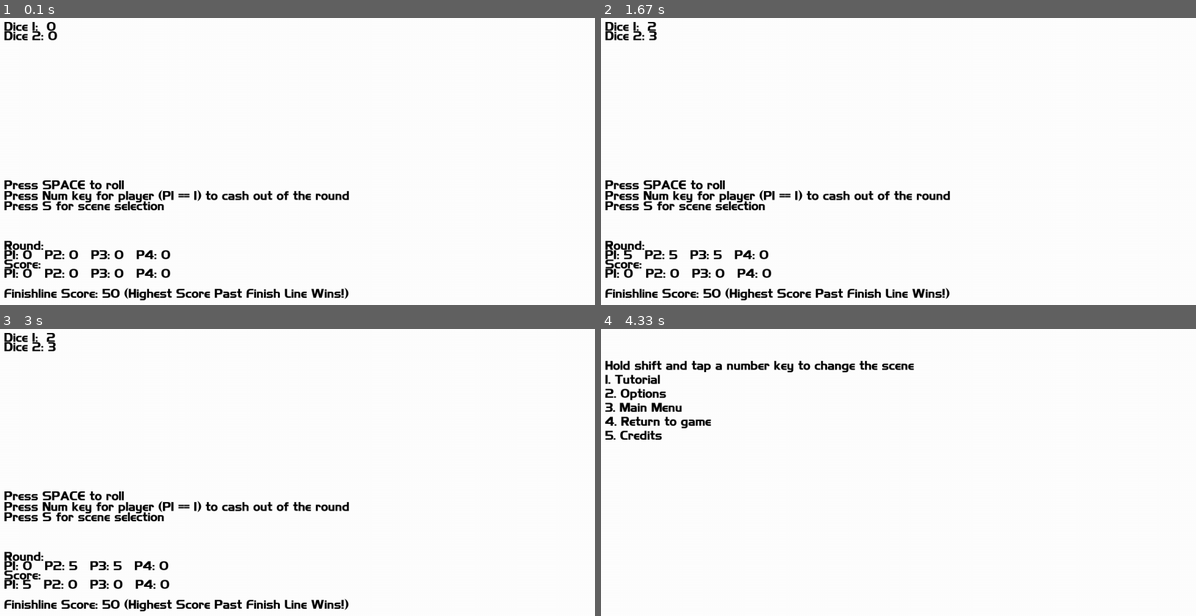
Above: before the commit, frames 1-4 (two rows, left to right).
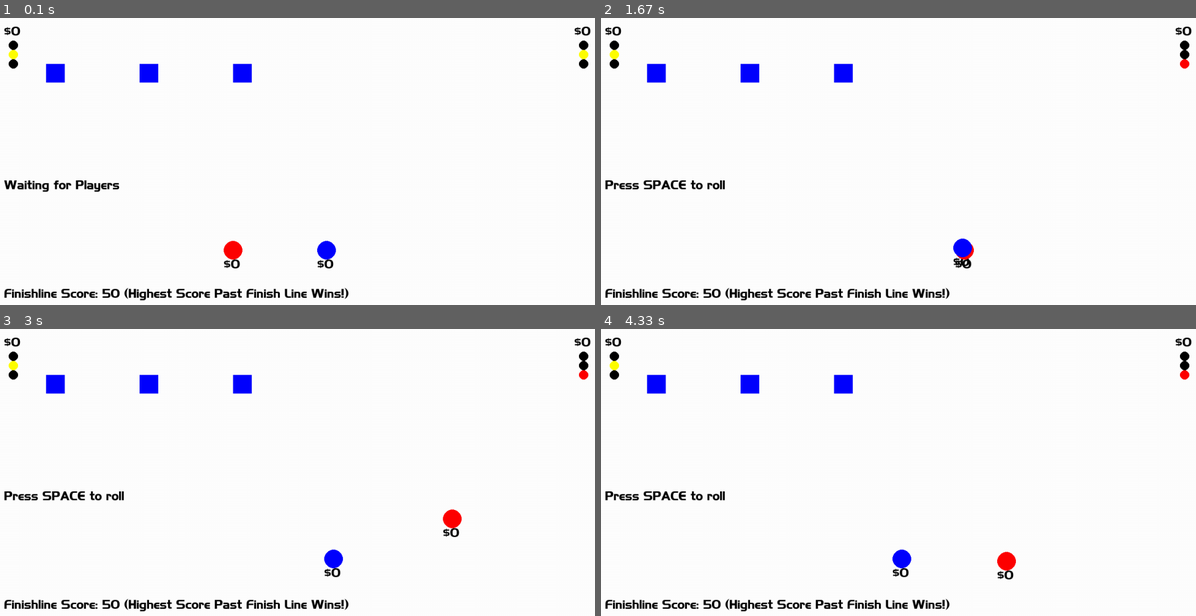
Above: after the commit, the same moments.

Repository: isaachraga/GammaRepo
Game: pygame game, started from SnakeEyes/Code/game.py
Two runs of this game, one before a commit and one after it. Both use one fixed random seed, a clock stepped at 60 frames per second and the inputs below.
Inputs:
- Up to frame 1 (0.1 s): no input
- Up to frame 2 (1.67 s): tap 4 at 0.33 s; hold Space 0.67-1.13 s; hold D 0.67-1.13 s; tap F at 0.73, 1.03, 1.23, 1.53 s; tap T at 0.82 s; hold H 1.17-1.63 s; hold D 1.17-1.63 s; tap G at 1.32 s
- Up to frame 3 (3 s): tap 1 at 1.67 s; hold D 2-2.47 s; tap F at 2.07, 2.37, 2.57, 2.9 s; tap T at 2.15 s; hold W 2.5-2.8 s; tap G at 2.65 s; hold D from 2.83 s (still down)
- Up to frame 4 (4.33 s): tap F at 3.2, 3.4, 3.7, 3.97, 4.3 s; release D at 3.3 s; hold A 3.33-3.87 s; tap T at 3.48 s; hold S 3.9-4.2 s; tap G at 4.05 s; hold A from 4.23 s (still down)

The runs differ from the first frame. In frame 1, 4.7% of the frame differs, in the area x 0-100%, y 1-91%; in frame 2, 4.1%; in frame 3, 4.2%; in frame 4, 4.8%, in the area x 0-100%, y 3-99%.

Commit message:
rough 2 player set up, still has bugs, will finish/fix in the morning

Diff:
--- a/SnakeEyes/Code/coreV2.py
+++ b/SnakeEyes/Code/coreV2.py
@@ -7,6 +7,14 @@
 from Scenes.main_menu import MainMenu
 from Scenes.tutorial import Tutorial
 from Scenes.credits import Credits
+import math
+
+### BUGS ###
+# p1 is not turning the store green
+# ready check needs to only check with players who are still in
+
+### Features ###
+# need to set up police roll once an alarm has been triggered
 
 
 #P1 Controls - wasd/1-confirm/2-cash out
@@ -23,25 +31,34 @@
         self.clock = pygame.time.Clock()
 
         self.dt = 0
-        self.num1 = 0
-        self.num2 = 0
+        #self.num1 = 0
+        #self.num2 = 0
         self.result = ""
         self.winScore = 50
         self.lastRound = False
         self.gameOverFlag = False
         self.pause = False
         self.scene = "game"
-
-        self.p1 = Player()
-        self.p2 = Player()
-        self.p3 = Player()
-        self.p4 = Player()
-        self.p1.playerNum = 1
-        self.p2.playerNum = 2
-        self.p3.playerNum = 3
-        self.p4.playerNum = 4
-
-        self.Players = [self.p1, self.p2, self.p3, self.p4]
+        self.ready = False
+        self.allAlarms = False
+
+        self.moveSpeed = 300
+
+        self.playerReset()
+
+        self.store1 = Store()
+        self.store2 = Store()
+        self.store3 = Store()
+        self.store1.position = pygame.Vector2(100, 100)
+        self.store2.position = pygame.Vector2(300, 100)
+        self.store3.position = pygame.Vector2(500, 100)
+
+
+        self.Stores = [self.store1,self.store2,self.store3]
+
+        for s in self.Stores:
+            s.collider = pygame.Rect(s.position.x, s.position.y, 20,20)
+
 
         # Scenes
         self.scene_selection = SceneSelection(self.screen)
@@ -50,8 +67,49 @@
         self.tutorial = Tutorial(self.screen)
         self.credits = Credits(self.screen)
 
+
+    def playerReset(self):
+        self.p1 = Player()
+        self.p1.playerNum = 1
+        self.p1.up = pygame.K_w
+        self.p1.down = pygame.K_s
+        self.p1.left = pygame.K_a
+        self.p1.right = pygame.K_d
+        self.p1.ready = pygame.K_1
+        self.p1.cashOut = pygame.K_2
+        self.p1.position = pygame.Vector2(500,500)
+        self.p1.color = (255,0,0)
+        self.p1.gr = pygame.Vector2(30,60)
+        self.p1.yl = pygame.Vector2(30,80)
+        self.p1.rd = pygame.Vector2(30,100)
+
+        self.p2 = Player()
+        self.p2.playerNum = 2
+        self.p2.up = pygame.K_t
+        self.p2.down = pygame.K_g
+        self.p2.left = pygame.K_f
+        self.p2.right = pygame.K_h
+        self.p2.ready = pygame.K_3
+        self.p2.cashOut = pygame.K_4
+        self.p2.position = pygame.Vector2(700,500)
+        self.p2.color = (0,0,255)
+        self.p2.gr = pygame.Vector2(1250,60)
+        self.p2.yl = pygame.Vector2(1250,80)
+        self.p2.rd = pygame.Vector2(1250,100)
+
+        #self.p3 = Player()
+        #self.p4 = Player()
+
+
+        #self.p3.playerNum = 3
+        #self.p4.playerNum = 4
+
+
+        #self.Players = [self.p1, self.p2, self.p3, self.p4]
+        self.Players = [self.p1,self.p2]
     ##### Run Game Loop #####
     def run(self):
+
         self.running = True
         while self.running:
             match self.scene:
@@ -78,115 +136,238 @@
 
     ##### Update Game #####
     def update(self):
+
         self.roundCheck()
         self.inputManager()
         self.lastRoundCheck()
+        self.readyCheck()
+
 
     ##### Render Game #####
     def render(self):
         self.screen.fill((255,255,255))
-        # You can use `render` and then blit the text surface ...
-        #text_surface, rect = self.GAME_FONT.render("Dice 1:  "+str(self.num1), (0, 0, 0))
-        #self.screen.blit(text_surface, (10, 10))
-        # or just `render_to` the target surface.
+
+        self.status()
+
+
+        for s in self.Stores:
+            for p in self.Players:
+                collide = s.collider.colliderect(p.collider)
+                if s.status != -1:
+                    if collide:
+                        s.color = (0, 255, 0)
+                        if p not in s.players:
+                            s.players.append(p)
+                            #print(s.players)
+                        self.GAME_FONT.render_to(self.screen, (s.position.x, s.position.y-20), "Ready?", (0, 0, 0))
+
+                    else:
+                        s.color = (0, 0, 255)
+                        if p in s.players:
+                            s.players.remove(p)
+                            p.status = 0
+                            #print(s.players)
+
+
+        ##### STORES #####
+
+        for s in self.Stores:
+            pygame.draw.rect(self.screen, s.color, (s.position.x, s.position.y, 40,40))
+            self.GAME_FONT.render_to(self.screen, (s.position.x, s.position.y-40), s.scoreText, (0, 0, 0))
+
+        ##### PLAYERS #####
+        for p in self.Players:
+            pygame.draw.circle(self.screen, p.color , p.position, 20)
+
+
+        ##### DEBUG #####
+        #self.GAME_FONT.render_to(self.screen, (10, 10), "Dice 1: "+str(self.num1), (0, 0, 0))
         #self.GAME_FONT.render_to(self.screen, (10, 30), "Dice 2: "+str(self.num2), (0, 0, 0))
 
-        #self.GAME_FONT.render_to(self.screen, (10, 250), self.result, (0, 0, 0))
-        #self.GAME_FONT.render_to(self.screen, (10, 350), "Press SPACE to roll", (0, 0, 0))
+        self.GAME_FONT.render_to(self.screen, (10, 250), self.result, (0, 0, 0))
+
+        if self.ready:
+            self.GAME_FONT.render_to(self.screen, (10, 350), "Press SPACE to roll", (0, 0, 0))
+        else:
+            self.GAME_FONT.render_to(self.screen, (10, 350), "Waiting for Players", (0, 0, 0))
+
         #self.GAME_FONT.render_to(self.screen, (10, 370), "Press Num key for player (P1 == 1) to cash out of the round", (0, 0, 0))
         #self.GAME_FONT.render_to(self.screen, (10, 395), "Press S for scene selection", (0, 0, 0))
 
         #self.GAME_FONT.render_to(self.screen, (10, 480), "Round:", (0, 0, 0))
         #self.GAME_FONT.render_to(self.screen, (10, 500), "P1: "+str(self.p1.tmpScore)+"   P2: "+str(self.p2.tmpScore)+"   P3: "+str(self.p3.tmpScore)+"   P4: "+str(self.p4.tmpScore), (0, 0, 0))
+        #self.GAME_FONT.render_to(self.screen, (10, 500), "P1: "+str(self.p1.tmpScore), (0, 0, 0))
+
         #self.GAME_FONT.render_to(self.screen, (10, 520), "Score:", (0, 0, 0))
+        #self.GAME_FONT.render_to(self.screen, (10, 540), "P1: "+str(self.p1.score), (0, 0, 0))
         #self.GAME_FONT.render_to(self.screen, (10, 540), "P1: "+str(self.p1.score)+"   P2: "+str(self.p2.score)+"   P3: "+str(self.p3.score)+"   P4: "+str(self.p4.score), (0, 0, 0))
-        #self.GAME_FONT.render_to(self.screen, (10, 580), "Finishline Score: "+str(self.winScore)+" (Highest Score Past Finish Line Wins!)", (0, 0, 0))
+        self.GAME_FONT.render_to(self.screen, (10, 580), "Finishline Score: "+str(self.winScore)+" (Highest Score Past Finish Line Wins!)", (0, 0, 0))
 
         pygame.display.flip()
+
+    def readyCheck(self):
+        for p in self.Players:
+            if p.status != 0:
+                self.ready = True
+            else:
+                self.ready = False
+
+    def status(self):
+        for p in self.Players:
+            self.GAME_FONT.render_to(self.screen, (p.position.x-20, p.position.y+20), "$"+str(p.tmpScore), (0, 0, 0))
+            self.GAME_FONT.render_to(self.screen, (p.gr.x-20, p.gr.y-40), "$"+str(p.score), (0, 0, 0))
+            pygame.draw.circle(self.screen, "black" , p.gr, 10)
+            pygame.draw.circle(self.screen, "black" , p.yl, 10)
+            pygame.draw.circle(self.screen, "black" , p.rd, 10)
+
+            if p.status == -1:
+                pygame.draw.circle(self.screen, "red" , p.rd, 10)
+            elif p.status == 0:
+                pygame.draw.circle(self.screen, "yellow" , p.yl, 10)
+            elif p.status == 1:
+                pygame.draw.circle(self.screen, "green" , p.gr, 10)
+
+
+
+        for s in self.Stores:
+            if s.status == -1:
+                s.color = (255,0,0)
+
 
     ##### Game Functions #####
     def inputManager(self):
+        dt = self.clock.tick(60) / 1000
+
+
+        keys = pygame.key.get_pressed()
+
+
+        ## need boundaries
+
+
+        ##### Player Controls #####
+        for p in self.Players:
+            tempX=0
+            tempY=0
+            if keys[p.up]:
+                tempY -= self.moveSpeed
+            if keys[p.down]:
+                tempY += self.moveSpeed
+            if keys[p.left]:
+                tempX -= self.moveSpeed
+            if keys[p.right]:
+                tempX += self.moveSpeed
+
+            if tempX != 0 and tempY != 0:
+                tempX = tempX*(math.sqrt(2)/2)
+                tempY = tempY*(math.sqrt(2)/2)
+            p.position.x += tempX * dt
+            p.position.y += tempY * dt
+            p.collider.center = p.position
+
+
+
         for event in pygame.event.get():
+
             if event.type == pygame.QUIT:
                     self.running = False
 
             if event.type == pygame.KEYDOWN:
                 #dice roller
                 if event.key == pygame.K_SPACE:
+
+                    #check for all alarms
+                    count = 0
+                    for s in self.Stores:
+                        if s.status == -1:
+                            count = count + 1
+
+                    if count == len(self.Stores):
+                        self.allAlarms = True
+
+
                     if self.gameOverFlag:
                         self.resetGame()
+                    elif self.allAlarms:
+                        self.resetGame()
                     else:
-                        #dice-eventually modular values
-                        self.num1 = random.randint(1, 6)
-                        self.num2 = random.randint(1, 6)
-
-                        if self.num1==self.num2:
-                            if self.num1 == 1:
-                                if not self.lastRound:
-                                    self.result = "SNAKE EYES"
-                                    for p in self.Players:
-                                        p.tmpScore = 0
-                                        if p.stillIn is True:
-                                            p.score = 0
+                        if self.ready:
+                            #dice-eventually modular values
+                            for s in self.Stores:
+                                if len(s.players) != 0:
+
+                                    s.num1 = random.randint(1, 6)
+                                    s.num2 = random.randint(1, 6)
+
+                                    if s.num1==s.num2:
+                                        if s.num1 == 1:
+                                            s.scoreText = "!POLICE!"
+                                            if not self.lastRound:
+                                                self.result = "SNAKE EYES"
+                                                for p in self.Players:
+                                                    p.tmpScore = 0
+                                                    if p.status == 1:
+                                                        p.score = 0
+                                                    p.status = -1
+                                            else:
+                                                for p in self.Players:
+                                                    p.tmpScore = 0
+                                                    if p.status == 1:
+                                                        p.score = 0
+                                                    p.status = -1
+
+
                                         else:
-                                            p.stillIn = True
-                                else:
-                                    for p in self.Players:
-                                        p.tmpScore = 0
-                                        if p.stillIn is True:
-                                            p.score = 0
-                                            p.stillIn = False
-
-                            else:
-                                if not self.lastRound:
-                                    self.result = "RESET"
-                                    for p in self.Players:
-                                        p.stillIn = True
-                                        p.tmpScore = 0
-                                else:
-                                    for p in self.Players:
-                                        p.stillIn = False
-                                        p.tmpScore = 0
-
-                        else:
-                            self.result = ""
-                            for p in self.Players:
-                                if p.stillIn is True:
-                                    p.tmpScore = p.tmpScore+self.num1+self.num2
-
-                #Player 1 Cash Out
-                if event.key == pygame.K_1:
-                    self.p1.score = self.p1.score + self.p1.tmpScore
-                    self.p1.tmpScore = 0
-                    self.p1.stillIn = False
-
-                #Player 2 Cash Out
-                if event.key == pygame.K_2:
-                    self.p2.score = self.p2.score + self.p2.tmpScore
-                    self.p2.tmpScore = 0
-                    self.p2.stillIn = False
-
-                #Player 3 Cash Out
-                if event.key == pygame.K_3:
-                    self.p3.score = self.p3.score + self.p3.tmpScore
-                    self.p3.tmpScore = 0
-                    self.p3.stillIn = False
-
-                #Player 4 Cash Out
-                if event.key == pygame.K_4:
-                    self.p4.score = self.p4.score + self.p4.tmpScore
-                    self.p4.tmpScore = 0
-                    self.p4.stillIn = False
+                                            s.scoreText = "!ALARMED!"
+                                            s.status=-1
+                                            if not self.lastRound:
+                                                self.result = "RESET"
+                                                for p in s.players:
+                                                    p.status = 0
+                                                    p.tmpScore = 0
+
+                                            else:
+                                                for p in s.players:
+                                                    p.status = -1
+                                                    p.tmpScore = 0
+                                            s.players.clear()
+
+
+                                    else:
+                                        self.result = ""
+                                        for p in s.players:
+                                            if p.status == 1:
+                                                p.tmpScore = p.tmpScore+s.num1+s.num2
+                                                p.status = 0
+                                                s.scoreText = "+"+str(s.num1+s.num2)
+
+
+                #Player Ready
+                for p in self.Players:
+                    if event.key == p.ready:
+                        for s in self.Stores:
+                            if p in s.players:
+                                if p.status != -1:
+                                    p.status = 1
+
+                #Player Cash Out
+                for p in self.Players:
+                    if event.key == p.cashOut:
+                        p.score = p.score + p.tmpScore
+                        p.tmpScore = 0
+                        p.status = -1
+
 
                 # Scene Selection
-                if event.key == pygame.K_s:
-                    self.scene = "scene"
+
 
                 # keys when shift is held for scene selection
                 mods = pygame.key.get_mods()
                 shift_held = mods & pygame.KMOD_SHIFT
 
                 if shift_held:
+                    if event.key == pygame.K_s:
+                        self.scene = "scene"
                     if event.key == pygame.K_1:
                         self.scene = "tutorial"
                     if event.key == pygame.K_2:
@@ -201,13 +382,13 @@
     def roundCheck(self):
         count = 0
         for p in self.Players:
-            if p.stillIn == False:
+            if p.status == -1:
                 count = count + 1
 
         if count == 4:
             if not self.lastRound:
                 for p in self.Players:
-                    p.stillIn = True
+                    p.status = 0
                     p.tmpScore = 0
                     count = 0
             else:
@@ -240,19 +421,9 @@
         self.result = ""
         self.winScore = 50
         self.lastRound = False
+        self.allAlarms = False
+        self.playerReset()
         self.gameOverFlag = False
-
-        self.p1 = Player()
-        #self.p2 = Player()
-        #self.p3 = Player()
-        #self.p4 = Player()
-        #self.p1.playerNum = 1
-        #self.p2.playerNum = 2
-        #self.p3.playerNum = 3
-        #self.p4.playerNum = 4
-
-        #self.Players = [self.p1, self.p2, self.p3, self.p4]
-        self.Players = [self.p1]
 
 
 
@@ -264,16 +435,35 @@
         #self.stillIn = True
         self.status = 0 #-1 - cashed out | 0 - waiting | 1 ready
         self.playerNum = 0
-        self.locationX = 0
-        self.locationY = 0
+        self.color = (255, 0, 0)
+        self.position = pygame.Vector2(0, 0)
+        self.collider = pygame.Rect(0,0,100,100)
+        self.collider.center = self.position
+
+        ##### STATUS #####
+        self.gr = pygame.Vector2(0, 0)
+        self.yl = pygame.Vector2(0, 0)
+        self.rd = pygame.Vector2(0, 0)
+        ##### Controlls #####
+        self.up = pygame.K_w
+        self.down = pygame.K_s
+        self.left = pygame.K_a
+        self.right = pygame.K_d
+        self.ready = pygame.K_1
+        self.cashOut = pygame.K_2
+        #store status locations for programatic access
 
 ########## STORE ##########
 class Store:
     def __init__(self):
-        #self.stillIn = True
-        self.status = 0 #0 - ready | 1 alarmed
-        self.locationX = 0
-        self.locationY = 0
+        self.num1 = 0
+        self.num2 = 0
+        self.scoreText = ""
+        self.status = 0 #0 - ready | -1 alarmed
+        self.color = (0,0,255)
+        self.position = pygame.Vector2(0, 0)
         #risk/reward are scales that go from 1-5 that modify roll information
         self.risk = 0
         self.reward = 0
+        self.collider = pygame.Rect(self.position.x, self.position.y, 20,20)
+        self.players = []
--- a/SnakeEyes/Code/game.py
+++ b/SnakeEyes/Code/game.py
@@ -1,5 +1,6 @@
 import pygame
-from core import Game
+#from core import Game
+from coreV2 import Game
 
 def main():
     pygame.init()
